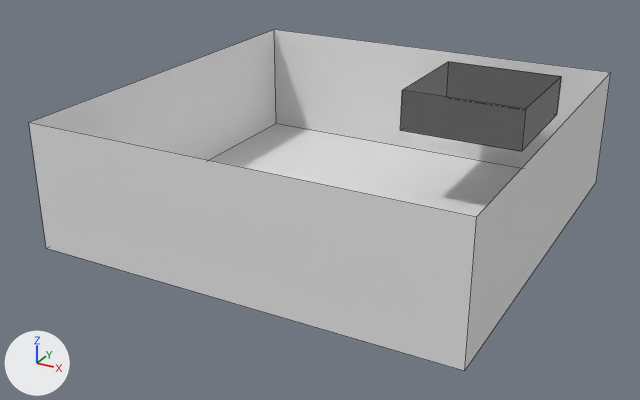
Two versions of the Blender file assets/eln/model/batterychargera/batterychargera.blend, one commit apart.
Camera for both pictures: a 50 mm lens placed at (0.57, -1.112, 0.568), pointed at (-0.019, -0.042, 0.032). Every picture has the same lights, and +X, +Y and +Z are marked at lower left. Mesh edges are drawn as thin lines.

Before the edit, the objects in view are built like this:
```python
me_cube_003 = bpy.data.meshes.new('Cube.003')
me_cube_003.from_pydata(...)  # 33 vertices, 21 faces; spans x -0.312..0.312, y -0.312..0.312, z 0.0..0.188
ob_cube = bpy.data.objects.new('Cube', me_cube_003)
ob_cube.location = (0.0, 0.0, 0.0)
```
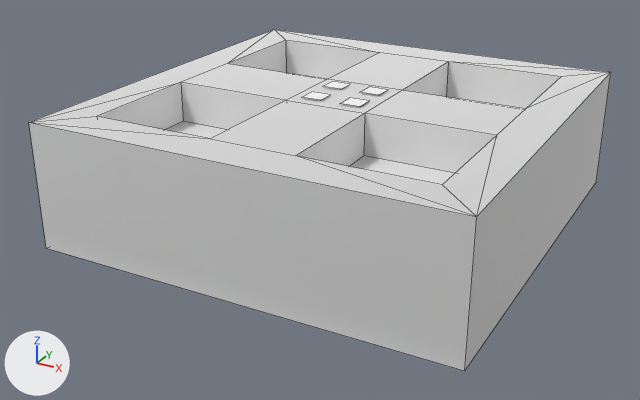
Boxes [x1, y1, x2, y2] around the edits, measured in the pictures (640 x 400 px):
'led2', added: after [340, 98, 369, 107]
'led0', added: after [303, 92, 330, 100]
'led3', added: after [361, 87, 387, 95]
'led1', added: after [323, 81, 349, 89]
part 1 of me_cube_003, built on: before [401, 62, 561, 151]; after [30, 29, 611, 217]
part 2 of me_cube_003, recoloured: before [29, 29, 611, 357]; after [29, 73, 611, 357]

The change in detail:
Picture 'tex' (img_tex) is new.
Material 'tex' (mat_tex) is new.
Its texture is img_tex.
me_cube_003 is used by ob_cube; location (0.0, 0.0, 0.0).
me_cube_003 had 33 vertices, 21 faces and spanned x -0.312..0.312, y -0.312..0.312, z 0.0..0.188.
me_cube_003 now has 48 vertices, 45 faces and spans x -0.312..0.312, y -0.312..0.312, z 0.0..0.188.
Part 1, on me_cube_003:
9 vertices are removed from x 0.062..0.25, y 0.062..0.25, z 0.125..0.188.
16 faces are deleted.
12 vertices are added at x -0.25..0.062, y -0.25..0.25, z 0.125..0.188.
12 new vertices lie (0.188, 0.0, 0.0) away from vertices in x -0.25..0.062, y -0.25..0.25, z 0.125..0.188.
40 new faces join them.
me_cube_003 part 2: 6 faces spanning x -0.312..0.312, y -0.312..0.312, z 0.0..0.188 switch from no material to mat_tex (picture img_tex).
Mesh me_led3 is new.
It has 4 vertices, 1 face and spans x 0.0156..0.0469, y 0.0156..0.0469, z 0.19.
It uses material mat_tex (picture img_tex).
Object 'led3' (ob_led3) is new; it shows me_led3.
Its location is (0.0, 0.0, 0.0).
Object 'led1' (ob_led1) is new; it shows a copy of me_led3.
Its location is (-0.062, 0.0, 0.0).
Object 'led0' (ob_led0) is new; it shows a copy of me_led3.
Its location is (-0.062, -0.062, 0.0).
Object 'led2' (ob_led2) is new; it shows a copy of me_led3.
Its location is (0.0, -0.062, 0.0).
